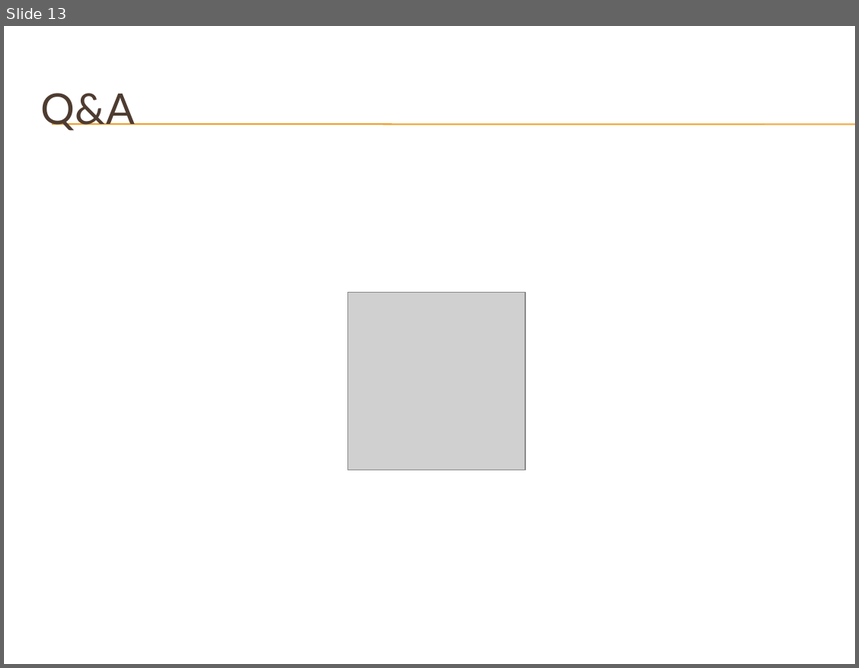
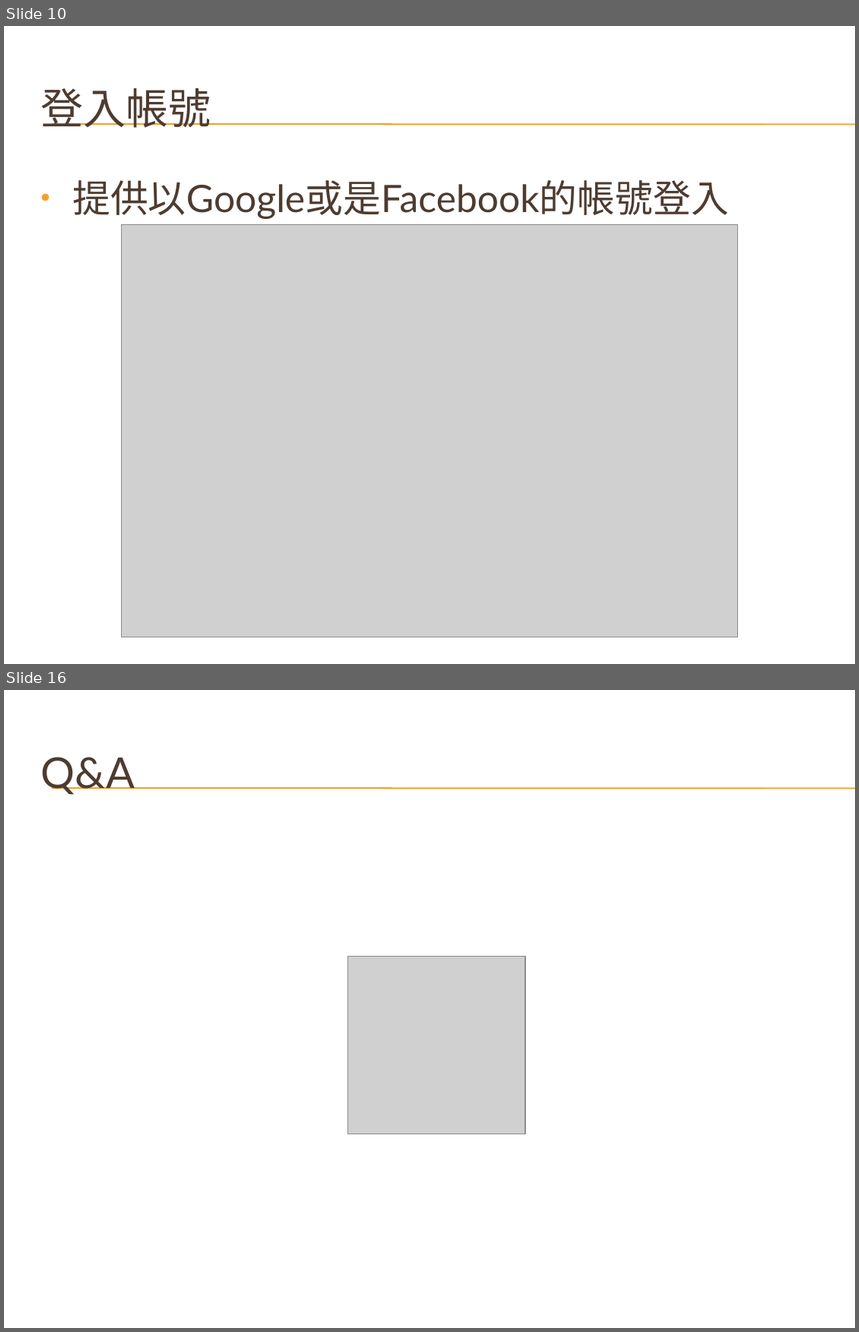
Before and after one commit to mjwade03/HtmlProject, a slide deck: HtmlProject/NodejsCompleteServer/Slide/天氣概況綜合資訊站 - 3rd stage.pptx. Shown one above the other, each under a label of ours: slide 13 before the commit, slides 10 and 16 after it; the slides between them are not shown. The pictures are 859x668 and 859x1332 pixels, drawn with LibreOffice and Linux fonts; fonts in the diff are those of the drawing; grey boxes stand for pictures; background and template pictures are left out. Boxes give left, top, right and bottom in pixels: in the first picture for what was removed or moved away, otherwise in the second. Text is boxed around its words. In the diff, an @@ line names an element or a change of style, - is before the commit and + after.

```diff
--- a/HtmlProject/NodejsCompleteServer/Slide/天氣概況綜合資訊站 - 3rd stage.pptx
+++ b/HtmlProject/NodejsCompleteServer/Slide/天氣概況綜合資訊站 - 3rd stage.pptx
@@ slide 10 added at <box>4,26,855,664</box>, background picture (left out); not listed: 2 template elements that a slide beside it also shows @@
@@ title added at <box>40,88,211,128</box>, 36 pt, text #4E3B30 @@
+登入帳號
@@ text added at <box>72,180,729,219</box>, 32 pt, text #4E3B30 @@
+• 提供以Google或是Facebook的帳號登入
@@ picture added at <box>122,224,737,637</box> @@
@@ what was slide 13 is now slide 16 @@
```
Also in this commit, not shown: 9 slides changed, 2 other slides added, 3 other files.
